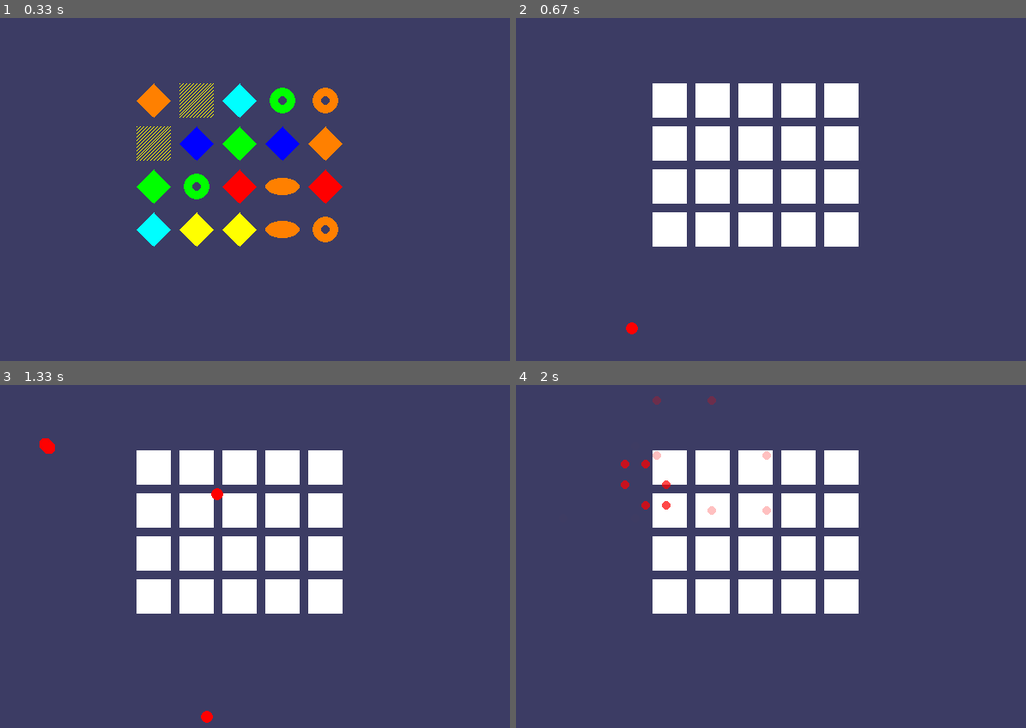
Above: before the commit, frames 1-4 (two rows, left to right).
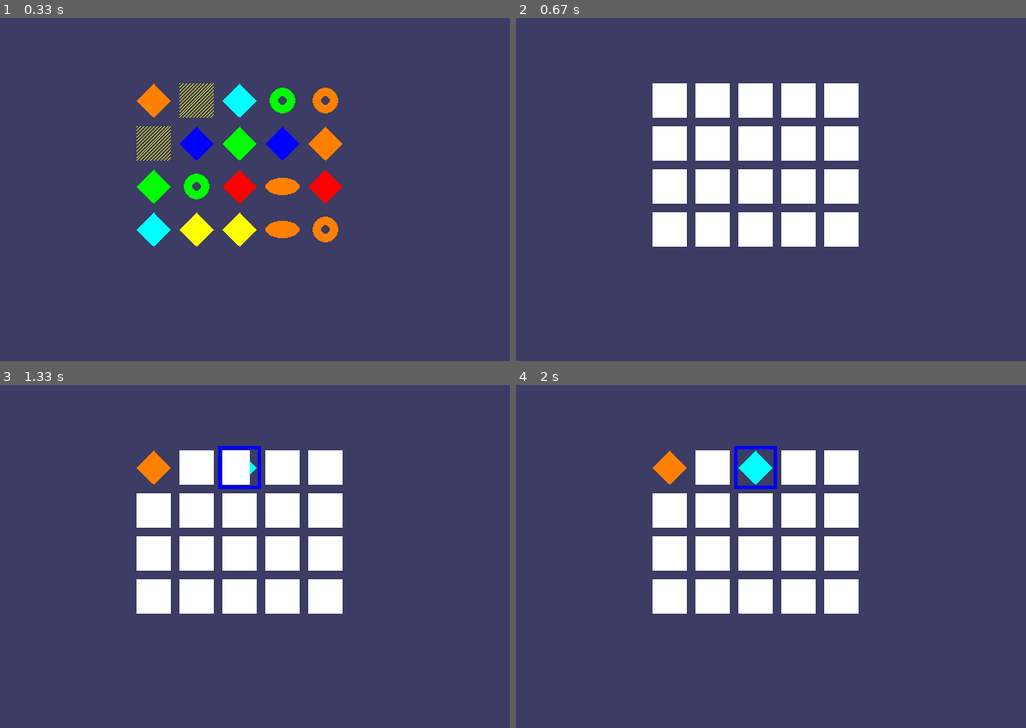
Above: after the commit, the same moments.

Repository: jpcornwell/invent-with-python-pygame
Game: pygame game, started from memory/memorypuzzle.py
The game is run twice, just before and just after one commit, with the same random seed, the same clock (stepped at 60 frames per second) and the same inputs.
Inputs (mouse positions are in pixels of both pictures, inside the frame that each line leads up to):
- Up to frame 1 (0.33 s): no input
- Up to frame 2 (0.67 s): click (760, 168) at 0.38 s
- Up to frame 3 (1.33 s): click (153, 467) at 0.73 s; press the mouse at (153, 467) at 1.03 s; move the mouse to (188, 467) at 1.13 s; release the mouse at (224, 467) at 1.27 s
- Up to frame 4 (2 s): no input

Frame 1 is identical in both runs. In frame 2, less than 0.1% of the frame differs, in the area x 21-24%, y 88-93%; in frame 3, 1.4%; in frame 4, 2.0%, in the area x 20-52%, y 3-38%.

Commit message:
Remove temporary code so that the fireworks only occur once the user wins the game

Diff:
--- a/memory/memorypuzzle.py
+++ b/memory/memorypuzzle.py
@@ -62,9 +62,6 @@
 
     DISPLAYSURF.fill(BGCOLOR)
     startGameAnimation(mainBoard)
-
-    # temporary
-    gameWonAnimation()
 
     while True: # main game loop
         mouseClicked = False
